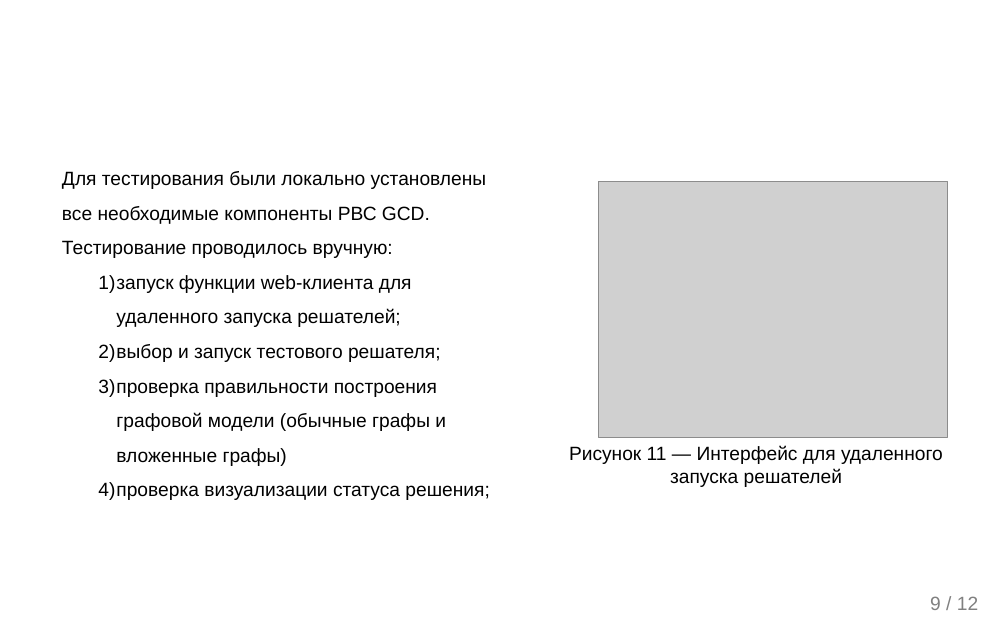
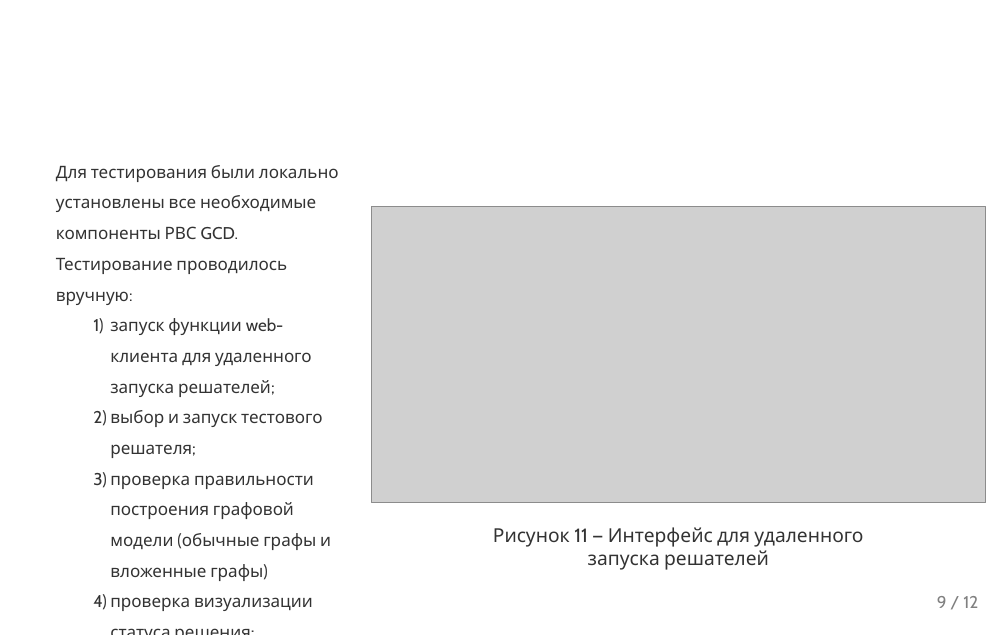
Before and after one commit to ITesserakt/Kodept, a slide deck: slide 10 of 04 - ВКРы/2019-2020 - Бизнес-логика в САПР на основе ГПИ/03 - Презентация/buisnes-logic_on_GBSE.pptx. Drawn at 1008x635 pixels with LibreOffice and Linux fonts; fonts in the diff are those of the drawing; grey boxes stand for pictures; background and template pictures are left out. Boxes give left, top, right and bottom in pixels: in the first picture for what was removed or moved away, otherwise in the second. Text is boxed around its words. In the diff, an @@ line names an element or a change of style, - is before the commit and + after.

```diff
--- a/04 - ВКРы/2019-2020 - Бизнес-логика в САПР на основе ГПИ/03 - Презентация/buisnes-logic_on_GBSE.pptx
+++ b/04 - ВКРы/2019-2020 - Бизнес-логика в САПР на основе ГПИ/03 - Презентация/buisnes-logic_on_GBSE.pptx
@@ text "Для тестирования были локально установлены ..." at bbox=[56, 165, 339, 611]: size 18 to 16 pt, font Arial to Cabin, text colour #000000 to #333333; indent changed; bullet colour #000000 to #333333 @@
@@ picture added at bbox=[371, 206, 986, 502] @@
@@ picture removed at bbox=[599, 181, 948, 437] @@
@@ text "Рисунок 11 — Интерфейс для ...": place and size @@
-text "Рисунок 11 — Интерфейс для ..." at bbox=[569, 445, 943, 487]
+text "Рисунок 11 — Интерфейс для ..." at bbox=[493, 527, 863, 570]
@@ text "Рисунок 11 — Интерфейс для ..." at bbox=[493, 527, 863, 570]: font Arial to Cabin, text colour #000000 to #333333 @@
@@ text "9 / 12" at bbox=[937, 596, 978, 608]: size 18 to 16 pt, font Arial to Cabin @@
```
Also in this commit, not shown: 12 other slides changed.
